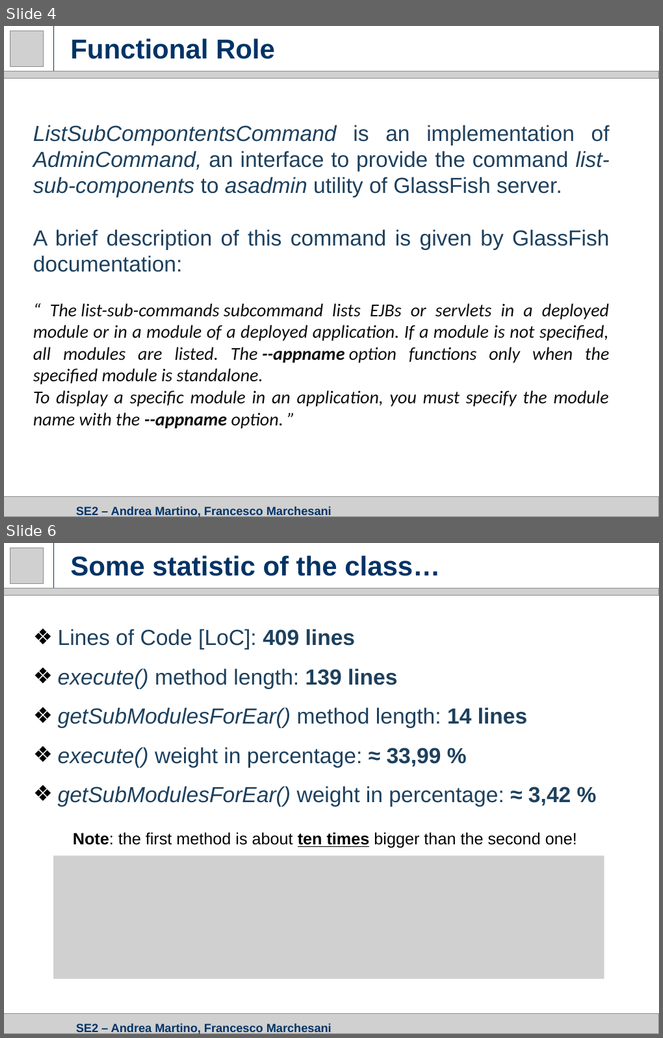
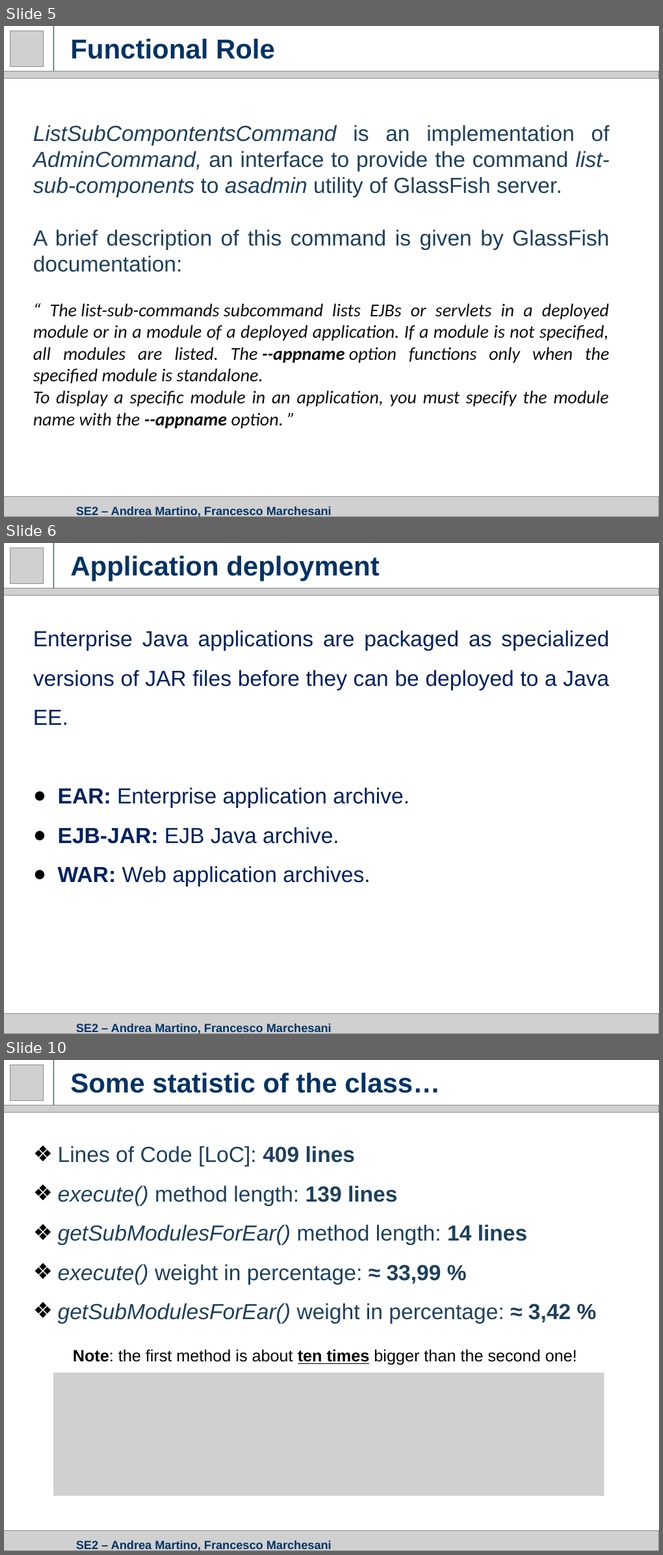
Before and after one commit to amandreamartino/se2-amfm, a slide deck: Presentations/3. CID Presentation.pptx. Shown one above the other, each under a label of ours: slides 4 and 6 before the commit, slides 5, 6 and 10 after it; the slides between them are not shown. The pictures are 663x1038 and 663x1555 pixels, drawn with LibreOffice and Linux fonts; fonts in the diff are those of the drawing; grey boxes stand for pictures. Boxes give left, top, right and bottom in pixels: in the first picture for what was removed or moved away, otherwise in the second. Text is boxed around its words. In the diff, an @@ line names an element or a change of style, - is before the commit and + after.

```diff
--- a/Presentations/3. CID Presentation.pptx
+++ b/Presentations/3. CID Presentation.pptx
@@ slide 6 added at (4,543,659,1034), background #FFFFFF @@
@@ picture added at (10,548,43,583) @@
@@ line added from (54, 589) to (54, 543), #003366 0.75 pt @@
@@ title added at (70,555,379,581), 30 pt, text #003366, bold @@
+Application deployment
@@ picture added at (4,589,659,596) @@
@@ text added at (33,630,609,887), 24 pt, text #002060 @@
+Enterprise Java applications are packaged as specialized versions of JAR files before they can be deployed to a Java EE.
+● EAR: Enterprise application archive.
+● EJB-JAR: EJB Java archive.
+● WAR: Web application archives.
@@ picture added at (4,1014,659,1034) @@
@@ title added at (76,1023,332,1034), 13 pt, text #003366, bold @@
+SE2 – Andrea Martino, Francesco Marchesani
@@ what was slide 4 is now slide 5 @@
@@ what was slide 6 is now slide 10 @@
```
Also in this commit, not shown: 3 other slides added.
